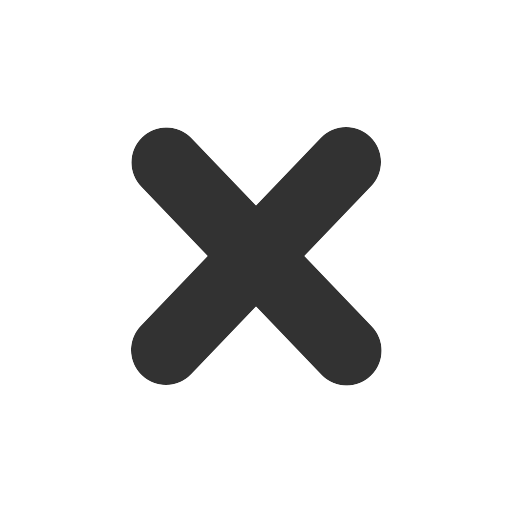
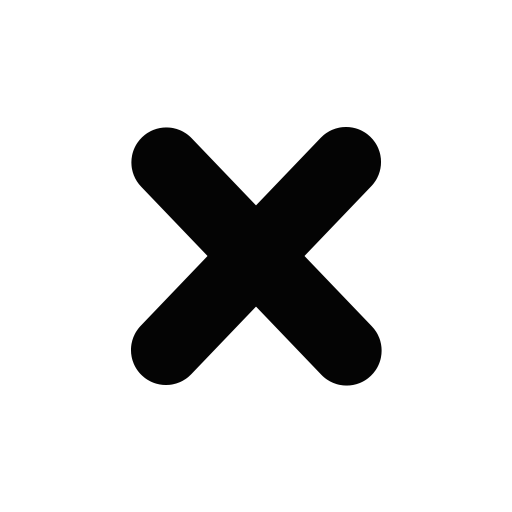
Two versions of the same layered image (512x512). Layer-by-layer changes:
pixels changed over bbox(131, 127, 382, 386) (layer not identified)